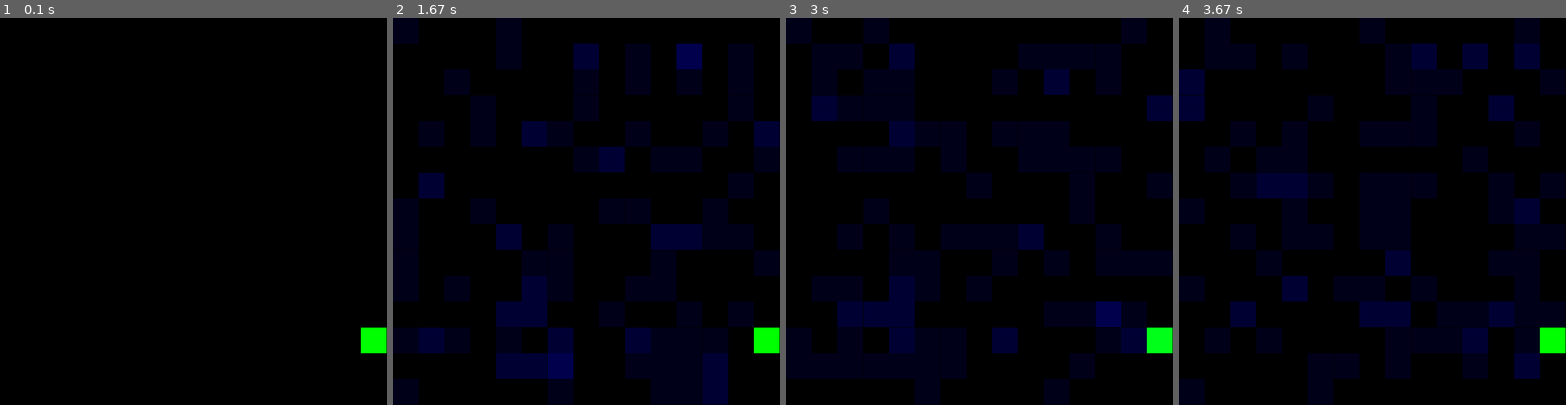
Above: before the commit, frames 1-4 (left to right).
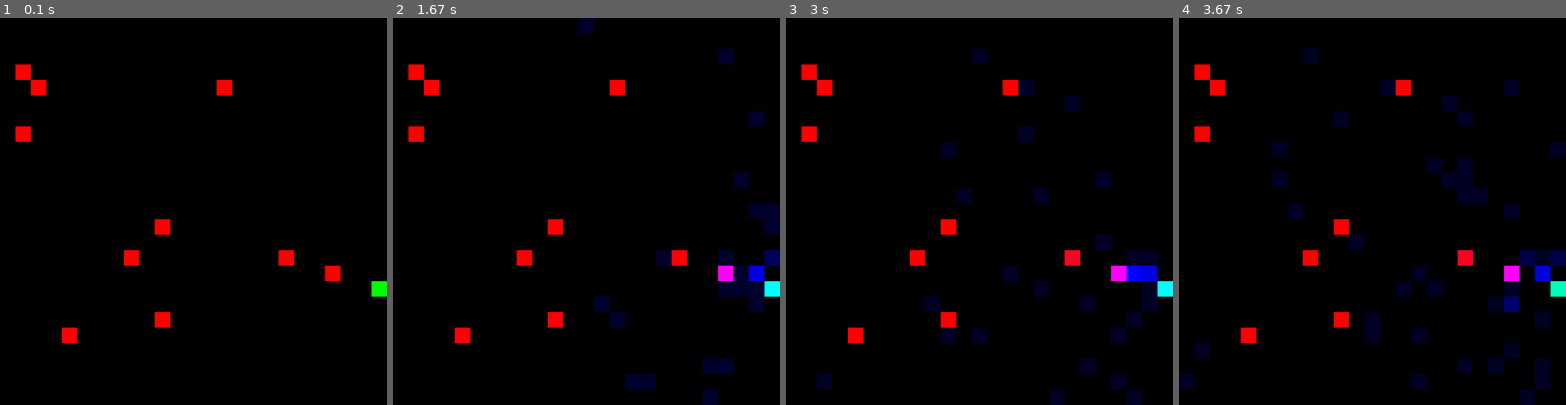
Above: after the commit, the same moments.

Repository: gandie/Ants
Game: pygame game, started from pygame_main.py
The game is run twice, just before and just after one commit, with the same random seed, the same clock (stepped at 60 frames per second) and the same inputs.
Inputs:
- Up to frame 1 (0.1 s): no input
- Up to frame 2 (1.67 s): hold Up 0.33-0.8 s; hold Down 0.83-1.3 s; hold Up from 1.33 s (still down)
- Up to frame 3 (3 s): release Up at 1.8 s; hold Down 1.83-2.3 s; hold Up 2.33-2.8 s; hold Down from 2.83 s (still down)
- Up to frame 4 (3.67 s): release Down at 3.3 s; hold Up from 3.33 s (still down)

The runs differ from the first frame. In frame 1, 2.2% of the frame differs, in the area x 4-100%, y 12-87%; in frame 2, 37%; in frame 3, 38%; in frame 4, 40%, in the area x 0-100%, y 0-100%.

Commit message:
Added fuzziness for path-finding and some code-cleanup.

Diff:
--- a/engine.py
+++ b/engine.py
@@ -89,7 +89,6 @@
     def decay_paths(self):
         for field in self.fields:
             for neighbour in field.neighbours:
-                #print neighbour
                 if neighbour[1] > 0:
                     neighbour[1] *= 0.5
                 if neighbour[2] > 0:
@@ -148,7 +147,7 @@
         # lookup food path
         if self.engine.ant_ai:
             path_field = max(pfields, key = lambda field: field[1]) # 1 means food
-            if path_field[1] > 0:
+            if path_field[1] > 10:
                 new_field = path_field[0] # 0 means object
 
         # look for food
@@ -158,7 +157,7 @@
             self.state = 'take_food'
 
         # pick randomly
-        if not new_field:
+        if not new_field or random.randint(0, 4) == 0:
             new_field = random.choice(pfields)[0]
 
         self.move(new_field)
@@ -176,20 +175,16 @@
         # lookup home path
         if self.engine.ant_ai:
             path_field = max(pfields, key = lambda field: field[2]) # 2 means home
-            #print path_field
-            if path_field[2] > 0:
+            if path_field[2] > 10:
                 new_field = path_field[0] # 0 means object
 
         # look for home
         home_field = [field for field in pfields if field[0].home]
         if home_field:
-            #print('home found')
             new_field = home_field[0][0]
-            #self.excitement = 10000
             self.state = 'return_home'
-            #self.origin = None
-
-        if not new_field:
+
+        if not new_field or random.randint(0, 4) == 0:
             new_field = random.choice(pfields)[0]
 
         self.move(new_field)
@@ -256,15 +251,6 @@
         self.ants = []
         for _ in range(self.ant_count):
             self.spawn_ant()
-            '''
-            new_ant = Ant(
-                home = grid_home,
-                field = grid_home,
-                grid = self.grid,
-                engine = self
-            )
-            self.ants.append(new_ant)
-            '''
 
     def spawn_ant(self):
         new_ant = Ant(
@@ -277,7 +263,6 @@
 
     def tick(self):
         self.ants_count = len(self.ants)
-        #print(self.ants_count)
 
         self.grid.decay_paths()
         for ant in self.ants:
@@ -286,24 +271,11 @@
             status = 'state: {0} pos: {1} inv: {2}'.format(
                 ant.state, (f.x, f.y), ant.inventory
             )
-            #print(status)
-
-        if self.spawn_ants:# and self.food_count > 100:
+
+        if self.spawn_ants:
             while self.food_count > 100:
                 self.spawn_ant()
                 self.food_count -= 100
-
-
-        #index = round(self.returns / float(self.ants_count), 2)
-        #self.returns = 0
-        #print(index)
-
-        # no longer needed, food is int!
-        '''
-        for field in self.grid.fields:
-            if round(field.food, 2) == 0:
-                field.food = 0
-        '''
 
     def count_ants(self, antfield):
         for field in self.grid.fields:
@@ -320,7 +292,6 @@
     while True:
         try:
             engine.tick()
-            #print('tick')
             time.sleep(0.2)
         except KeyboardInterrupt:
             break
--- a/pygame_adapter.py
+++ b/pygame_adapter.py
@@ -8,15 +8,15 @@
 
         self.resoltuion = resolution
 
-        self.grid_size = 15
+        self.grid_size = 25
 
         self.field_size = resolution[0] / self.grid_size
 
         self.engine = AntEngine(
-            antcount = 100,
+            antcount = 50,
             grid_size_x = self.grid_size,
             grid_size_y = self.grid_size,
-            food_quant = 0,
+            food_quant = 10,
             inf_food = False,
             min_food = 10000,
             max_food = 50000,
